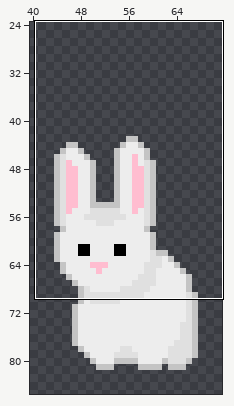
Two states of a pixel-art file, Assets/Resources/Sprites/spooky/ghost.aseprite. The first picture is a wide view before the edit; the outline marks the close-up.
Close-up. Old version:
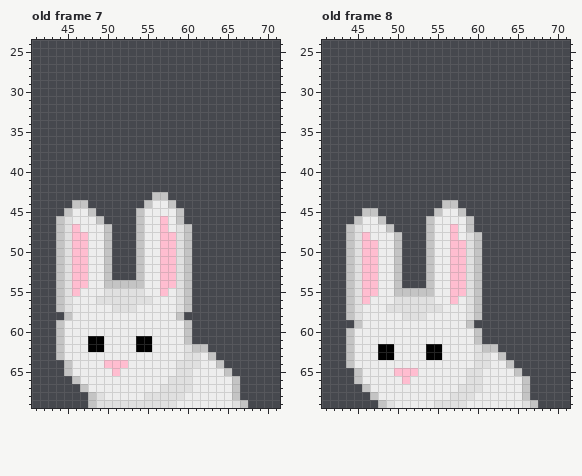
130x152 pixels, 9 frames. Shown: old frame 7: x 41..71, y 24..69; old frame 8: x 41..71, y 24..69. The wide view leaves out empty margins. The commit also changed other frames or places, which this record leaves out.
And afterwards:
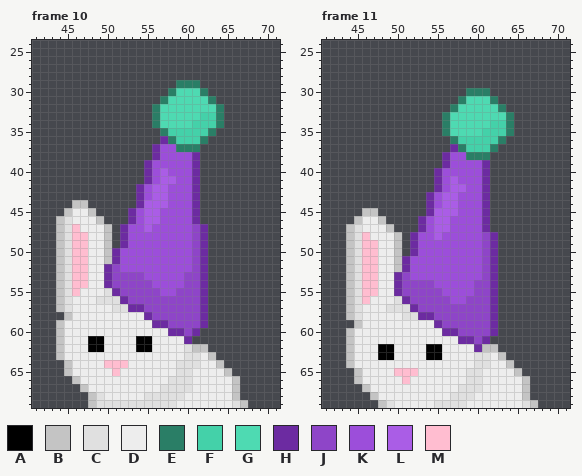
Palette (. is transparent): A #000000  B #c4c4c4  C #e0e0e0  D #ededed  E #2a7e66  F #44d1a9  G #4edab2  H #6c2ba1  J #8e45c8  K #9c4eda  L #aa5de6  M #ffbdd0
A new or re-ordered frame is compared with the old frame closest to it.
Difference:
frames 9 -> 12
layer "Layer 2" added
Changed rows in their new state; - is an unchanged pixel.
Frame 10 is new; against old frame 7, layer "Layer 2":
first column x 50:
29 ---------EEE---
30 --------EGGGE--
31 -------EGGGGGE-
32 ------EGGGGGGGE
33 ------EGGGGGFFE
34 ------EGGGGFFFE
35 -------EFFFFFE-
36 -------HEFFFE--
37 ------HKKEEE---
38 ------HKKKKH---
39 -----HKKKKKH---
40 -----HKLKKKH---
41 -----HKLLKKH---
42 ----HKLLKKKH---
43 ----HKLLKKKH---
44 ----HLLLKKKH---
45 ---HKLLKKKKH---
46 ---HKLLKKKKH---
47 --HKKLKKKKKJH--
48 --HKKKKKKKKJH--
49 --HKKKKKKKKJH--
50 -HKKKKKKKKKJH--
51 -HKKKKKKKKKJH--
52 HJKKKKKKKKKJH--
53 HJJJJKKKKKJJH--
54 HJJJJJKKKKJJH--
55 -HJJJJJKKJJJH--
56 --HJJJJJJJJJH--
57 ---HHJJJJJJJH--
58 -----HJJJJJJH--
59 ------HHJJJJH--
60 --------HHJH---
61 ----------H----
Frame 11 is new; against old frame 8, layer "Layer 2":
first column x 50:
30 ---------EEE---
31 --------EGGGE--
32 -------EGGGGGE-
33 ------EGGGGGGGE
34 ------EGGGGGFFE
35 ------EGGGGFFFE
36 -------EFFFFFE-
37 -------HEFFFE--
38 ------HKKEEE---
39 ------HKKKKH---
40 -----HKKKKKH---
41 -----HKLKKKH---
42 -----HKLLKKH---
43 ----HKLLKKKH---
44 ----HKLLKKKH---
45 ----HLLLKKKH---
46 ---HKLLKKKKH---
47 ---HKLLKKKKH---
48 --HKKLKKKKKJH--
49 --HKKKKKKKKJH--
50 --HKKKKKKKKJH--
51 -HKKKKKKKKKJH--
52 -HKKKKKKKKKJH--
53 HJKKKKKKKKKJH--
54 HJJJJKKKKKJJH--
55 HJJJJJKKKKJJH--
56 -HJJJJJKKJJJH--
57 --HJJJJJJJJJH--
58 ---HHJJJJJJJH--
59 -----HJJJJJJH--
60 ------HHJJJJH--
61 --------HHJH---
62 ----------H----
